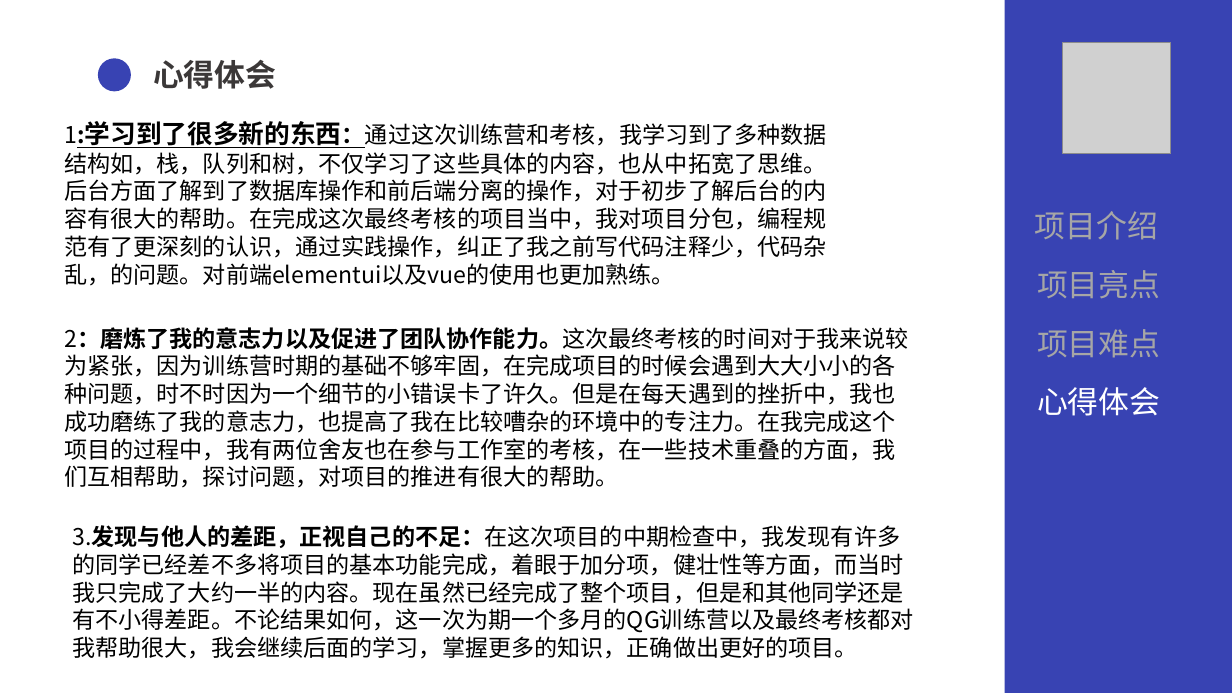
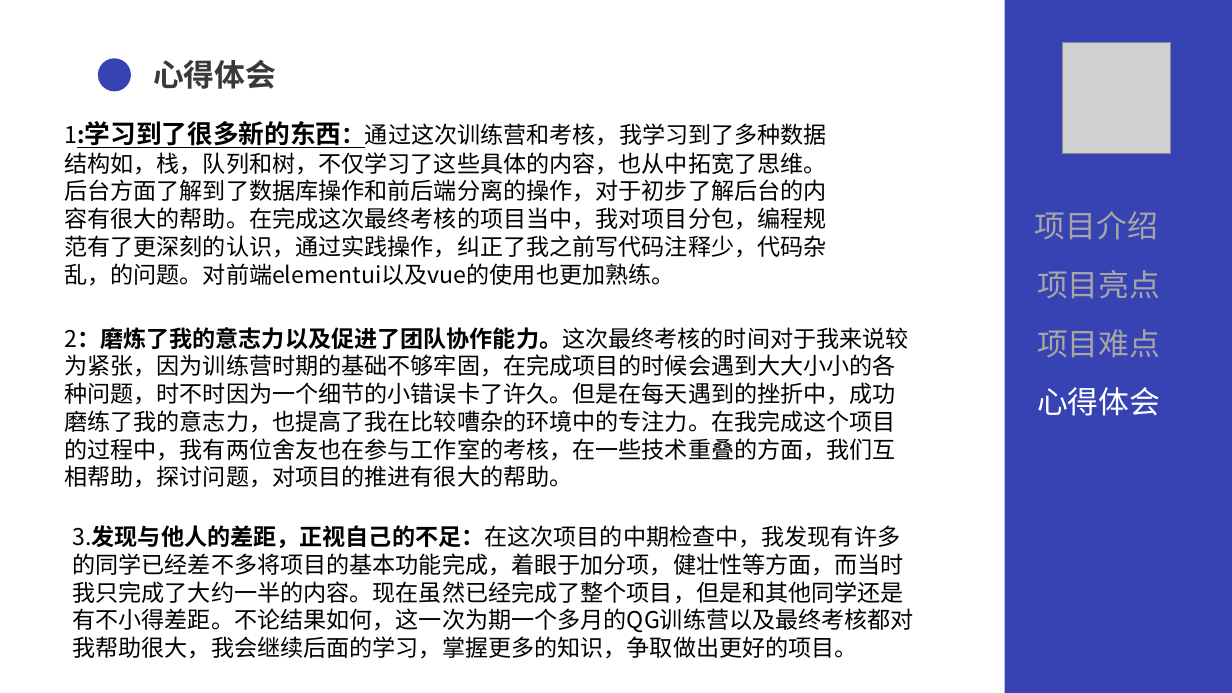
Before and after one commit to lnym123/QG_final, a slide deck: slide 19 of 文档/QG汇报.pptx. Drawn at 1232x693 pixels with LibreOffice and Linux fonts; fonts in the diff are those of the drawing; grey boxes stand for pictures. Boxes give left, top, right and bottom in pixels: in the first picture for what was removed or moved away, otherwise in the second. Text is boxed around its words. In the diff, an @@ line names an element or a change of style, - is before the commit and + after.

Commit message:
汇报ppt跟新

```diff
--- a/文档/QG汇报.pptx
+++ b/文档/QG汇报.pptx
@@ text at [64, 327, 908, 488]: text changed @@
-2：磨炼了我的意志力以及促进了团队协作能力。这次最终考核的时间对于我来说较为紧张，因为训练营时期的基础不够牢固，在完成项目的时候会遇到大大小小的各种问题，时不时因为一个细节的小错误卡了许久。但是在每天遇到的挫折中，我也成功磨练了我的意志力，也提高了我在比较嘈杂的环境中的专注力。在我完成这个项目的过程中，我有两位舍友也在参与工作室的考核，在一些技术重叠的方面，我们互相帮助，探讨问题，对项目的推进有很大的帮助。
+2：磨炼了我的意志力以及促进了团队协作能力。这次最终考核的时间对于我来说较为紧张，因为训练营时期的基础不够牢固，在完成项目的时候会遇到大大小小的各种问题，时不时因为一个细节的小错误卡了许久。但是在每天遇到的挫折中，成功磨练了我的意志力，也提高了我在比较嘈杂的环境中的专注力。在我完成这个项目的过程中，我有两位舍友也在参与工作室的考核，在一些技术重叠的方面，我们互相帮助，探讨问题，对项目的推进有很大的帮助。
@@ text at [72, 525, 914, 659]: text changed @@
-3.发现与他人的差距，正视自己的不足：在这次项目的中期检查中，我发现有许多的同学已经差不多将项目的基本功能完成，着眼于加分项，健壮性等方面，而当时我只完成了大约一半的内容。现在虽然已经完成了整个项目，但是和其他同学还是有不小得差距。不论结果如何，这一次为期一个多月的QG训练营以及最终考核都对我帮助很大，我会继续后面的学习，掌握更多的知识，正确做出更好的项目。
+3.发现与他人的差距，正视自己的不足：在这次项目的中期检查中，我发现有许多的同学已经差不多将项目的基本功能完成，着眼于加分项，健壮性等方面，而当时我只完成了大约一半的内容。现在虽然已经完成了整个项目，但是和其他同学还是有不小得差距。不论结果如何，这一次为期一个多月的QG训练营以及最终考核都对我帮助很大，我会继续后面的学习，掌握更多的知识，争取做出更好的项目。
```
